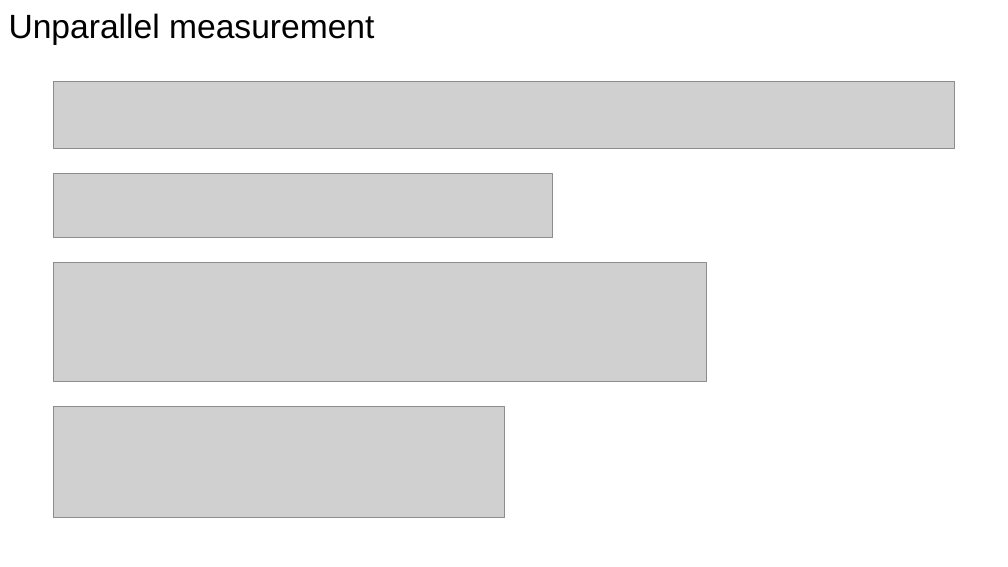
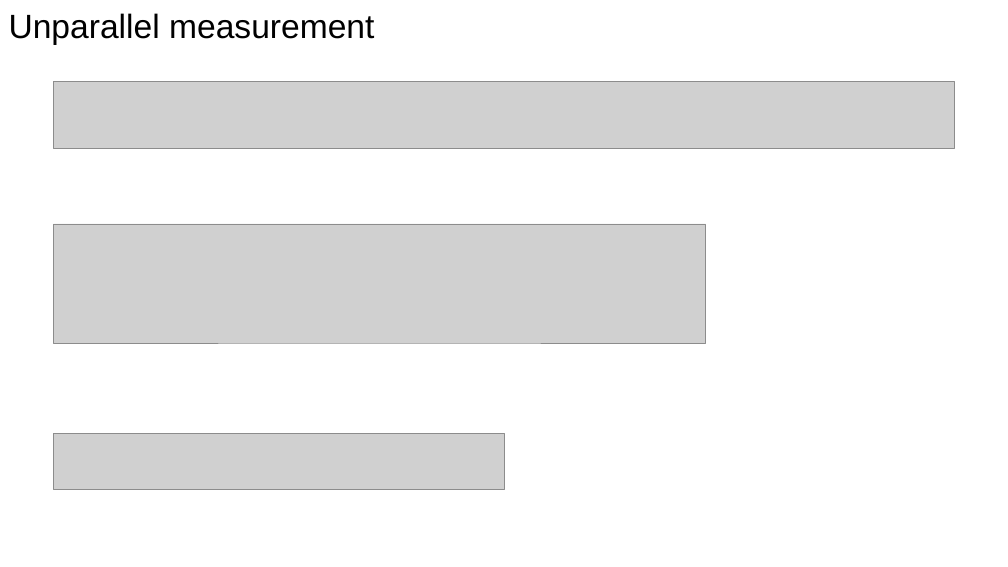
Before and after one commit to WhitePredator/cancer_risk_project, a slide deck: slide 14 of ppt/work report_zhangfeng_20180513.pptx. Drawn at 1008x567 pixels with LibreOffice and Linux fonts; fonts in the diff are those of the drawing; grey boxes stand for pictures. Boxes give left, top, right and bottom in pixels: in the first picture for what was removed or moved away, otherwise in the second. Text is boxed around its words. In the diff, an @@ line names an element or a change of style, - is before the commit and + after.

```diff
--- a/ppt/work report_zhangfeng_20180513.pptx
+++ b/ppt/work report_zhangfeng_20180513.pptx
@@ picture removed at (x1=54, y1=173, x2=553, y2=237) @@
@@ picture moved from (x1=54, y1=262, x2=706, y2=382) to (x1=54, y1=224, x2=706, y2=343) @@
@@ picture resized from (x1=54, y1=406, x2=504, y2=517) to (x1=54, y1=434, x2=504, y2=490) @@
```
Also in this commit, not shown: 1 other slide changed.
